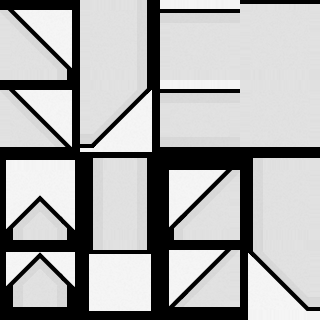
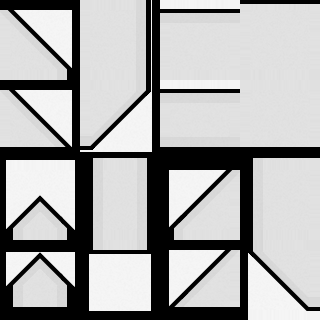
The second 320×320 image is a revision of the first. Changes to its layers:
painted on "레이어 10" over [80, 0, 152, 150]
painted on "레이어 8" over [80, 0, 226, 296]
painted on "레이어 9" over [80, 0, 226, 302]
